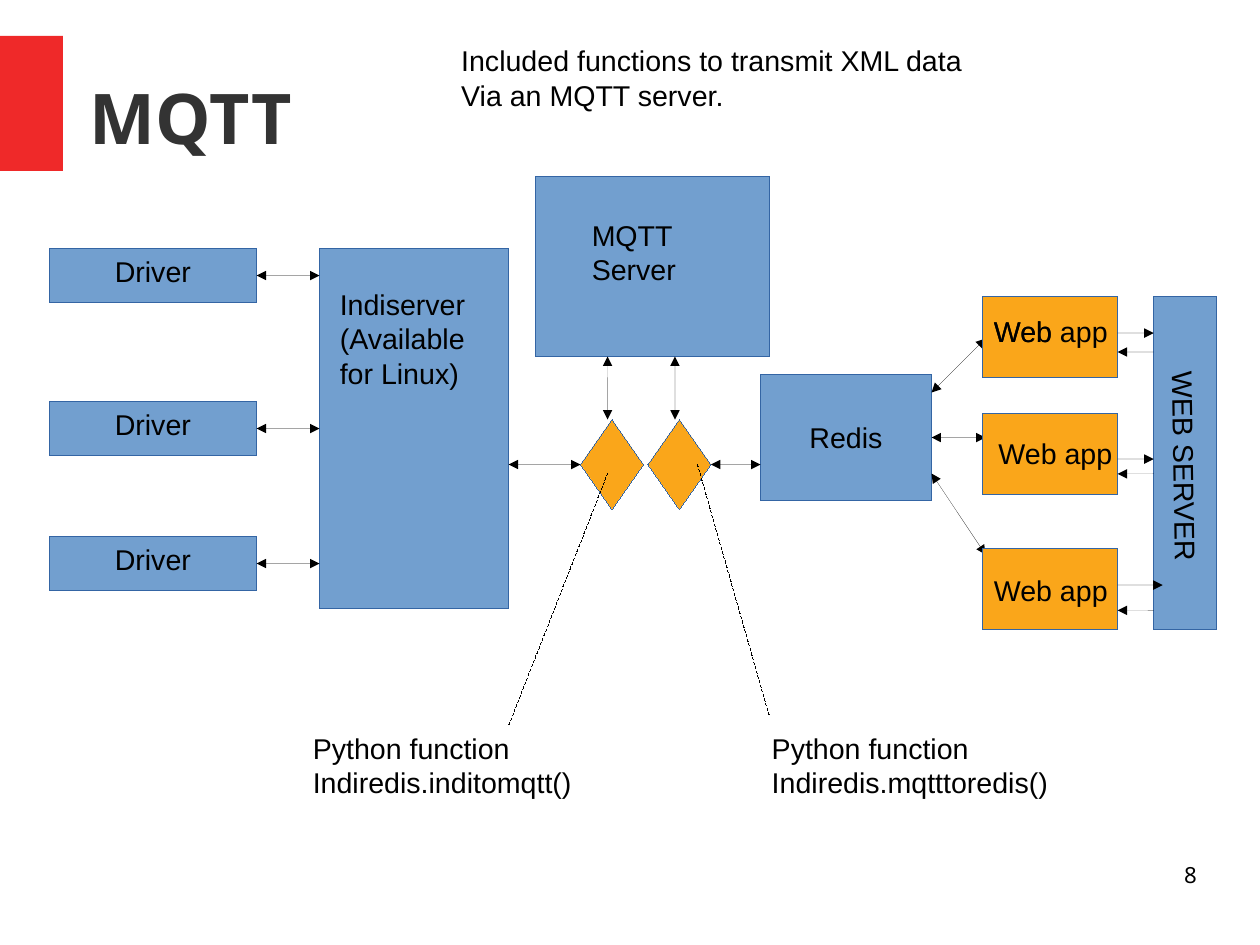
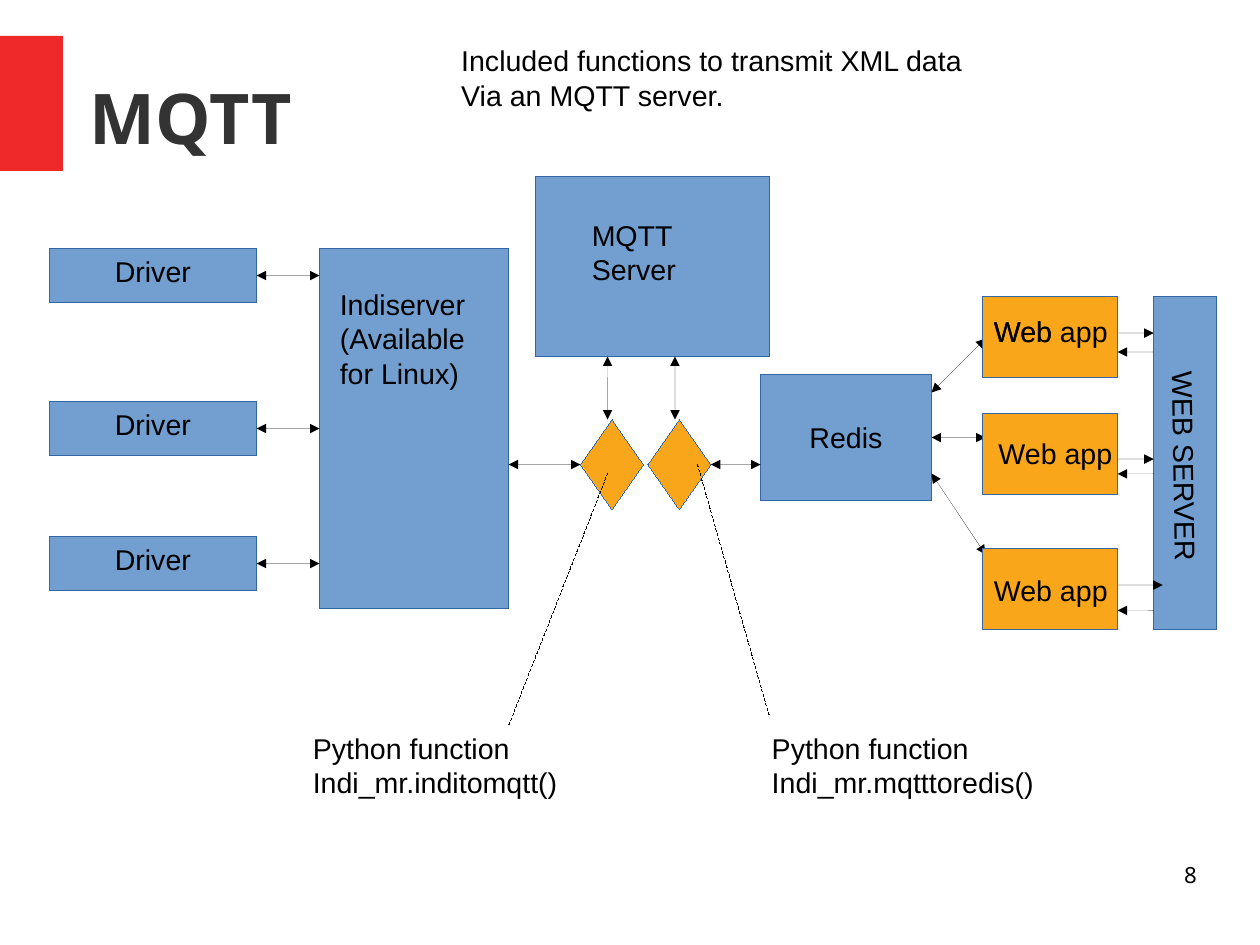
Before and after one commit to bernie-skipole/indi, a slide deck: slide 8 of indislides.odp. Drawn at 1260x945 pixels with LibreOffice and Linux fonts; fonts in the diff are those of the drawing. Boxes give left, top, right and bottom in pixels: in the first picture for what was removed or moved away, otherwise in the second. Text is boxed around its words. In the diff, an @@ line names an element or a change of style, - is before the commit and + after.

```diff
--- a/indislides.odp
+++ b/indislides.odp
@@ text at box(313, 772, 557, 799): text changed @@
-Indiredis.inditomqtt()
+Indi_mr.inditomqtt()
@@ text at box(772, 772, 1034, 799): text changed @@
-Indiredis.mqtttoredis()
+Indi_mr.mqtttoredis()
```
Also in this commit, not shown: 9 other slides changed, 9 other files.
